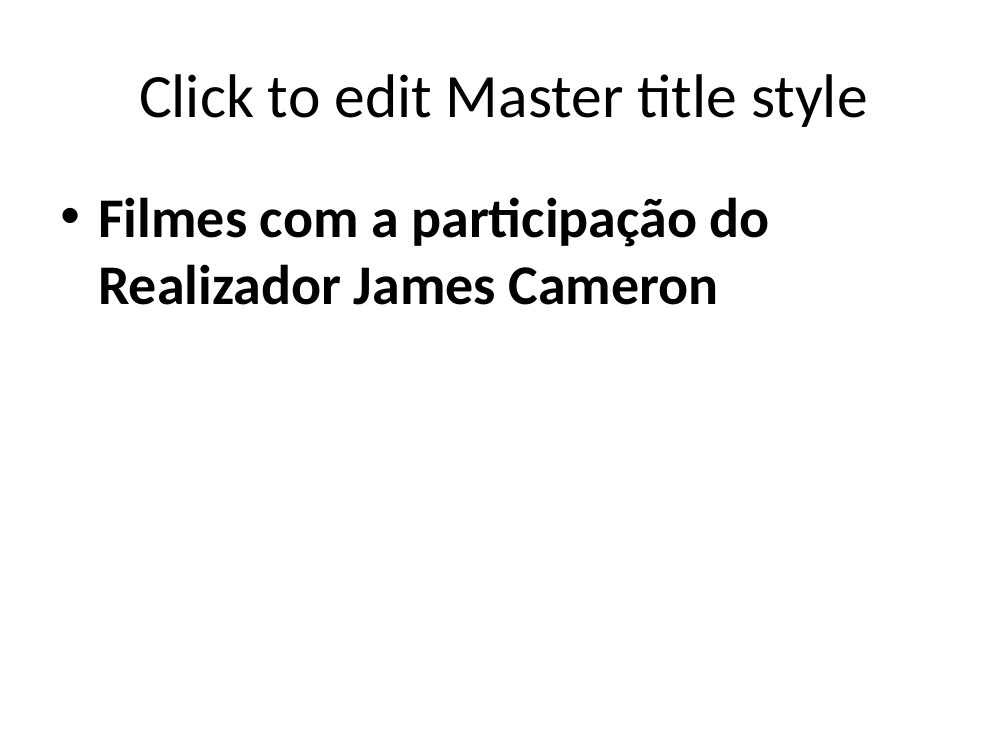
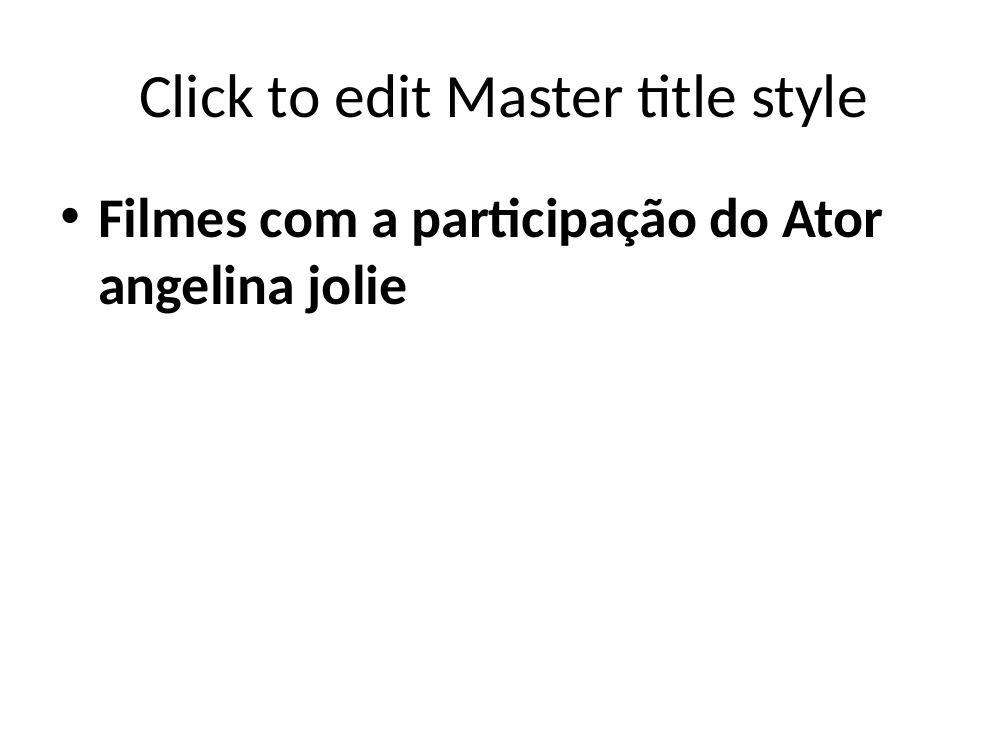
Before and after one commit to fatimafmcs/DesafiosSantander, a slide deck: slide 1 of Desafio1.zip_expanded/Desafio1_MoviePoc/MoviesPresentation.pptx. Drawn at 1008x756 pixels with LibreOffice and Linux fonts; fonts in the diff are those of the drawing. Boxes give left, top, right and bottom in pixels: in the first picture for what was removed or moved away, otherwise in the second. Text is boxed around its words. In the diff, an @@ line names an element or a change of style, - is before the commit and + after.

```diff
--- a/Desafio1.zip_expanded/Desafio1_MoviePoc/MoviesPresentation.pptx
+++ b/Desafio1.zip_expanded/Desafio1_MoviePoc/MoviesPresentation.pptx
@@ text at box(98, 197, 884, 314): text changed @@
-• Filmes com a participação do Realizador James Cameron
+• Filmes com a participação do Ator angelina jolie
```
Also in this commit, not shown: 4 other slides changed, 1 slide added, 3 other files.
